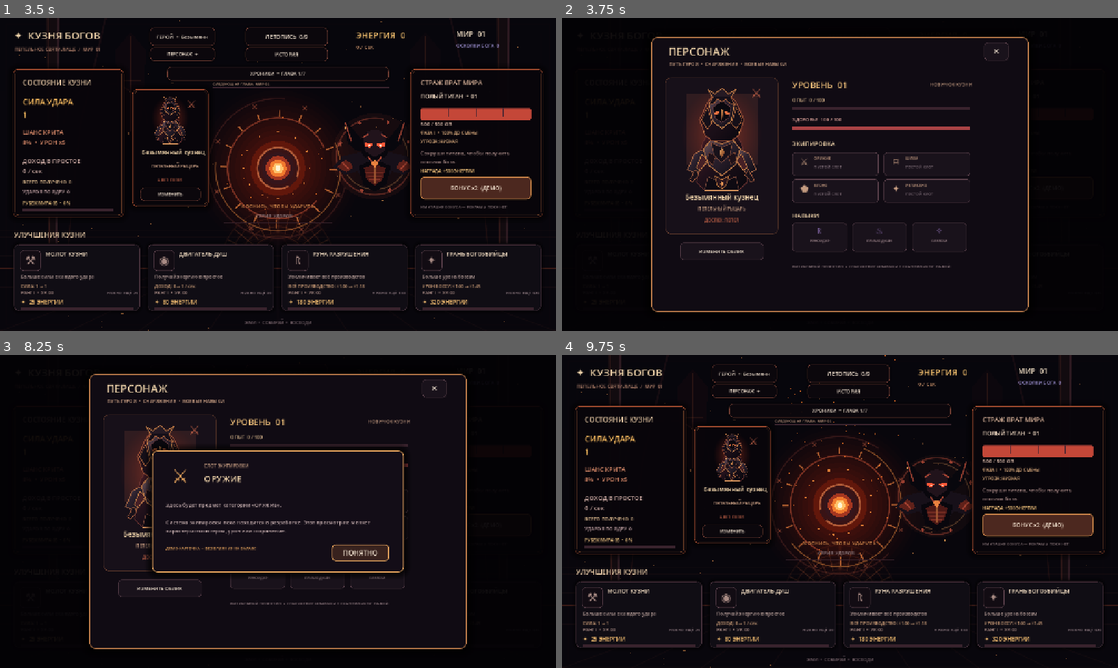
Above: before the commit, frames 1-4 (two rows, left to right).
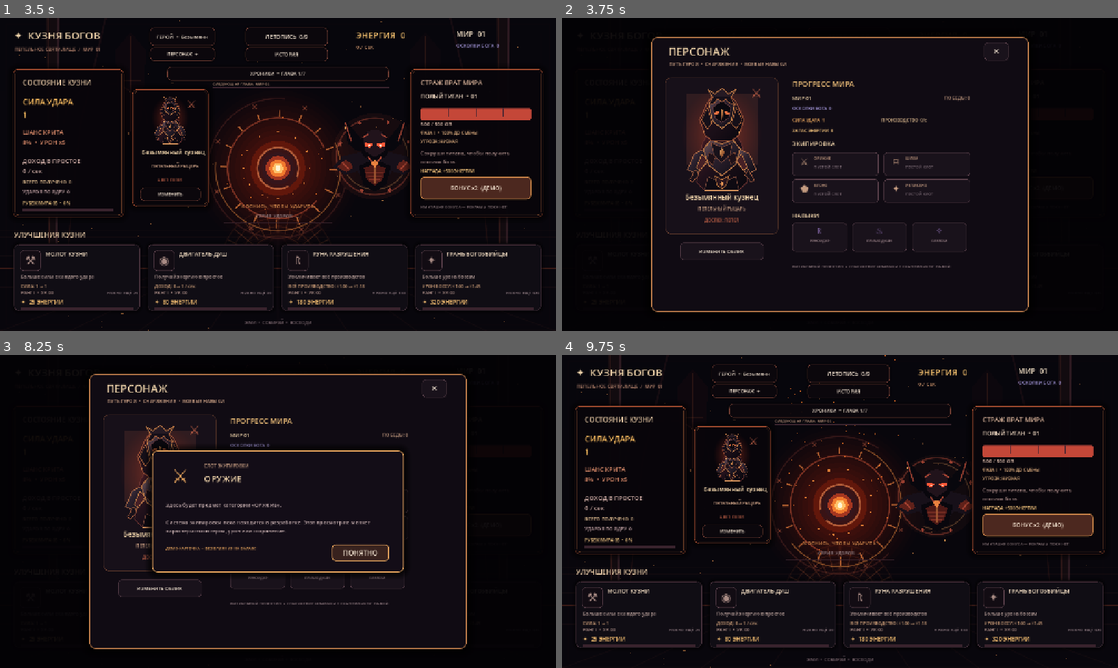
Above: after the commit, the same moments.

Repository: filesgloom-png/CLICKER-GODFORGE-
Game: Godot game, scene res://scenes/main.tscn
Same seed, same stepped clock (60 frames per second), same inputs: the game is played once before the commit and once after it.
Inputs (mouse positions are in pixels of both pictures, inside the frame that each line leads up to):
- Up to frame 1 (3.5 s): click "НАЧАТЬ ВОСХОЖДЕНИЕ" at 2.75 s
- Up to frame 2 (3.75 s): click "ПЕРСОНАЖ ✦" at 3.5 s
- Up to frame 3 (8.25 s): click "ГЕРОЙ • Безымянн" at 4.25 s; click "ЛЕТОПИСЬ 0/9" at 5 s; click "ИСТОРИЯ" at 5.75 s; click "ХРОНИКИ • ГЛАВА 1/7" at 6.5 s; click "ИЗМЕНИТЬ" at 7.25 s; click (278, 495) at 8 s
- Up to frame 4 (9.75 s): click "БОНУС x2 (ДЕМО)" at 8.75 s; click "✕" at 9.5 s

Frame 1 is identical in both runs. In frame 2, 1.2% of the frame differs, in the area x 41-74%, y 20-37%; in frame 3, 0.6%; in frame 4, nothing differs.

Commit message:
Show live game progression in RPG character panel

Diff:
--- a/scripts/game.gd
+++ b/scripts/game.gd
@@ -1354,41 +1354,21 @@
 	edit_appearance.pressed.connect(_edit_appearance_from_character_panel)
 	rpg_character_overlay.add_child(edit_appearance)
 
-	var level_label := _character_panel_label("УРОВЕНЬ  01", Vector2(530, 139), Vector2(210, 32), 20, Color("#f2c27b"))
-	rpg_character_overlay.add_child(level_label)
-	var rank_label := _character_panel_label("НОВИЧОК КУЗНИ", Vector2(740, 145), Vector2(205, 22), 11, Color("#c49b80"))
-	rank_label.horizontal_alignment = HORIZONTAL_ALIGNMENT_RIGHT
-	rpg_character_overlay.add_child(rank_label)
-
-	var xp_label := _character_panel_label("ОПЫТ  0 / 100", Vector2(530, 181), Vector2(390, 20), 11, Color("#d8b68c"))
-	rpg_character_overlay.add_child(xp_label)
-	var xp_track := ColorRect.new()
-	xp_track.position = Vector2(530, 205)
-	xp_track.size = Vector2(410, 8)
-	xp_track.color = Color("#39232d")
-	xp_track.mouse_filter = Control.MOUSE_FILTER_IGNORE
-	rpg_character_overlay.add_child(xp_track)
-	var xp_fill := ColorRect.new()
-	xp_fill.position = xp_track.position
-	xp_fill.size = Vector2(0, 8)
-	xp_fill.color = Color("#e6a45d")
-	xp_fill.mouse_filter = Control.MOUSE_FILTER_IGNORE
-	rpg_character_overlay.add_child(xp_fill)
-
-	var hp_label := _character_panel_label("ЗДОРОВЬЕ  100 / 100", Vector2(530, 226), Vector2(390, 20), 11, Color("#dba29a"))
-	rpg_character_overlay.add_child(hp_label)
-	var hp_track := ColorRect.new()
-	hp_track.position = Vector2(530, 250)
-	hp_track.size = Vector2(410, 8)
-	hp_track.color = Color("#39232d")
-	hp_track.mouse_filter = Control.MOUSE_FILTER_IGNORE
-	rpg_character_overlay.add_child(hp_track)
-	var hp_fill := ColorRect.new()
-	hp_fill.position = hp_track.position
-	hp_fill.size = Vector2(410, 8)
-	hp_fill.color = Color("#a94345")
-	hp_fill.mouse_filter = Control.MOUSE_FILTER_IGNORE
-	rpg_character_overlay.add_child(hp_fill)
+	var progress_title := _character_panel_label("ПРОГРЕСС МИРА", Vector2(530, 139), Vector2(230, 28), 17, Color("#f2c27b"))
+	rpg_character_overlay.add_child(progress_title)
+	var world_label := _character_panel_label("МИР %02d" % boss_stage, Vector2(530, 176), Vector2(190, 22), 12, Color("#f2d6ac"))
+	rpg_character_overlay.add_child(world_label)
+	var victories_label := _character_panel_label("ПОБЕДЫ: %s" % _format_number(float(boss_victories)), Vector2(730, 176), Vector2(210, 22), 11, Color("#c49b80"))
+	victories_label.horizontal_alignment = HORIZONTAL_ALIGNMENT_RIGHT
+	rpg_character_overlay.add_child(victories_label)
+	var shards_label := _character_panel_label("ОСКОЛКИ БОГА  %d" % maxi(boss_stage - 1, 0), Vector2(530, 201), Vector2(410, 18), 10, Color("#a99ce2"))
+	rpg_character_overlay.add_child(shards_label)
+	var stat_power := _character_panel_label("СИЛА УДАРА  %s" % _format_number(click_power * multiplier), Vector2(530, 228), Vector2(198, 22), 10, Color("#e6a45d"))
+	rpg_character_overlay.add_child(stat_power)
+	var stat_idle := _character_panel_label("ПРОИЗВОДСТВО  %s/с" % _format_number(idle_rate * multiplier), Vector2(735, 228), Vector2(205, 22), 10, Color("#d8b68c"))
+	rpg_character_overlay.add_child(stat_idle)
+	var stat_energy := _character_panel_label("ЗАПАС ЭНЕРГИИ  %s" % _format_number(energy), Vector2(530, 252), Vector2(410, 18), 10, Color("#f2c27b"))
+	rpg_character_overlay.add_child(stat_energy)
 
 	var equipment_title := _character_panel_label("ЭКИПИРОВКА", Vector2(530, 279), Vector2(400, 24), 14, Color("#f2d6ac"))
 	rpg_character_overlay.add_child(equipment_title)
